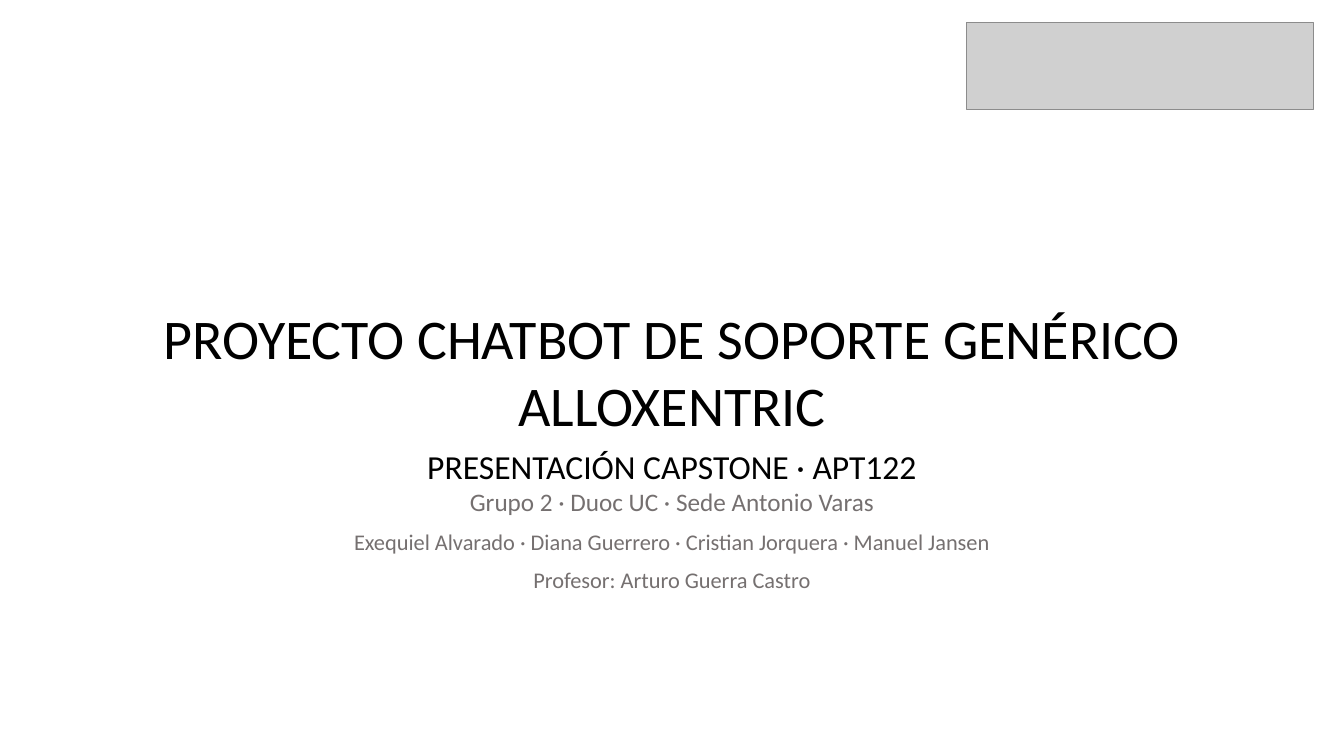
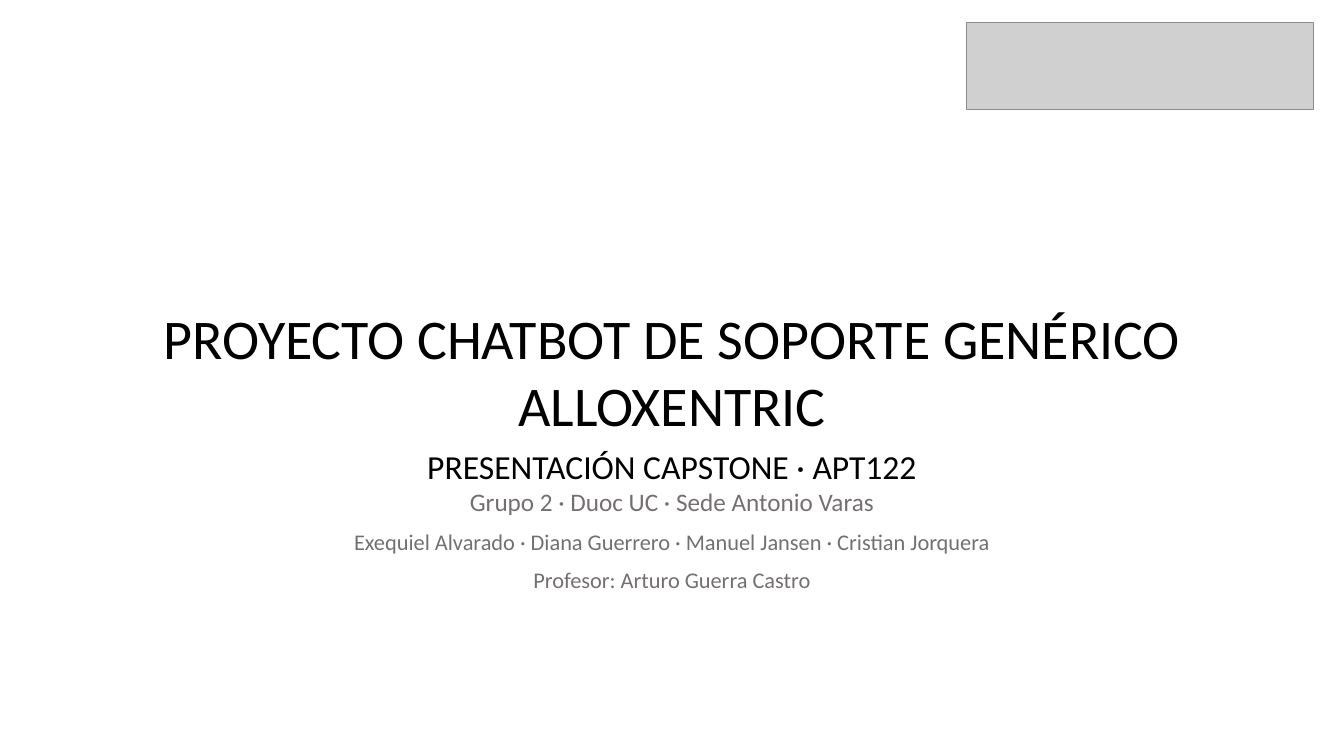
Before and after one commit to Exequiel-Alvarado/Capstone-Grupo-2-Chatbot-de-soporte-generico-Alloxentric, a slide deck: slide 1 of Fase 1 - Planificación/Grupal/Presentación Proyecto.pptx. Drawn at 1344x756 pixels with LibreOffice and Linux fonts; fonts in the diff are those of the drawing; grey boxes stand for pictures. Boxes give left, top, right and bottom in pixels: in the first picture for what was removed or moved away, otherwise in the second. Text is boxed around its words. In the diff, an @@ line names an element or a change of style, - is before the commit and + after.

```diff
--- a/Fase 1 - Planificación/Grupal/Presentación Proyecto.pptx
+++ b/Fase 1 - Planificación/Grupal/Presentación Proyecto.pptx
@@ text at (x1=354, y1=534, x2=989, y2=554): text changed @@
-Exequiel Alvarado · Diana Guerrero · Cristian Jorquera · Manuel Jansen
+Exequiel Alvarado · Diana Guerrero · Manuel Jansen · Cristian Jorquera
```
Also in this commit, not shown: 3 other slides changed, 15 other files.
